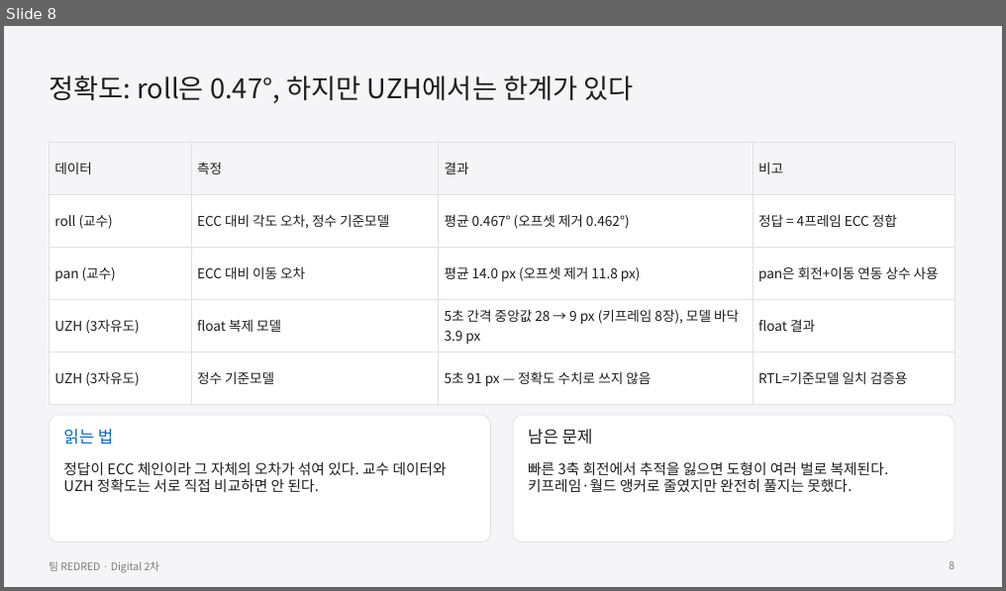
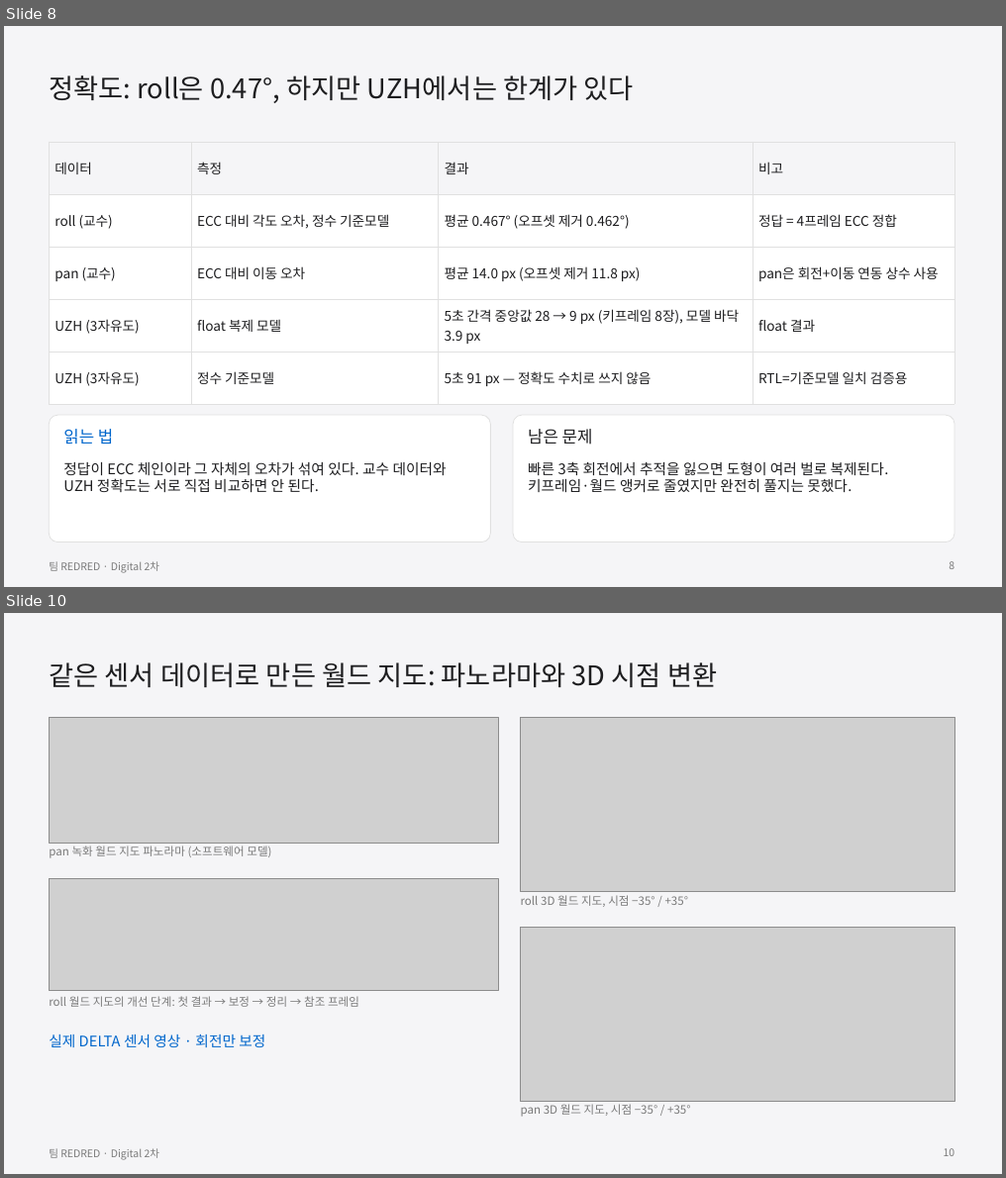
Before and after one commit to GangHeeJo/AI-SEMI, a slide deck: submission/REDRED_2차_발표자료_칩S.pptx. Shown one above the other, each under a label of ours: slide 8 before the commit, slides 8 and 10 after it; the slides between them are not shown. The pictures are 1006x591 and 1006x1178 pixels, drawn with LibreOffice and Linux fonts; fonts in the diff are those of the drawing; grey boxes stand for pictures. Boxes give left, top, right and bottom in pixels: in the first picture for what was removed or moved away, otherwise in the second. Text is boxed around its words. In the diff, an @@ line names an element or a change of style, - is before the commit and + after.

```diff
--- a/submission/REDRED_2차_발표자료_칩S.pptx
+++ b/submission/REDRED_2차_발표자료_칩S.pptx
@@ slide 10 added at bbox=[4, 613, 1002, 1174], background #F5F5F7; not listed: 1 template element that a slide beside it also shows @@
@@ text added at bbox=[49, 663, 717, 687], 26 pt, text #1D1D1F @@
+같은 센서 데이터로 만든 월드 지도: 파노라마와 3D 시점 변환
@@ picture added at bbox=[49, 718, 498, 843] @@
@@ picture added at bbox=[521, 718, 954, 891] @@
@@ text added at bbox=[49, 846, 271, 859], 11 pt, text #7A7A7A @@
+pan 녹화 월드 지도 파노라마 (소프트웨어 모델)
@@ picture added at bbox=[49, 878, 498, 991] @@
@@ text added at bbox=[521, 895, 689, 907], 11 pt, text #7A7A7A @@
+roll 3D 월드 지도, 시점 −35° / +35°
@@ picture added at bbox=[521, 928, 954, 1101] @@
@@ text added at bbox=[49, 996, 359, 1007], 11 pt, text #7A7A7A @@
+roll 월드 지도의 개선 단계: 첫 결과 → 보정 → 정리 → 참조 프레임
@@ text added at bbox=[49, 1035, 265, 1048], 14 pt, text #0066CC @@
+실제 DELTA 센서 영상 · 회전만 보정
@@ text added at bbox=[521, 1104, 691, 1117], 11 pt, text #7A7A7A @@
+pan 3D 월드 지도, 시점 −35° / +35°
@@ page number added at bbox=[944, 1149, 955, 1157], 10 pt, text #7A7A7A @@
+10
```
Also in this commit, not shown: 2 slides changed, 1 other slide added, 2 slides removed, 7 other files.
